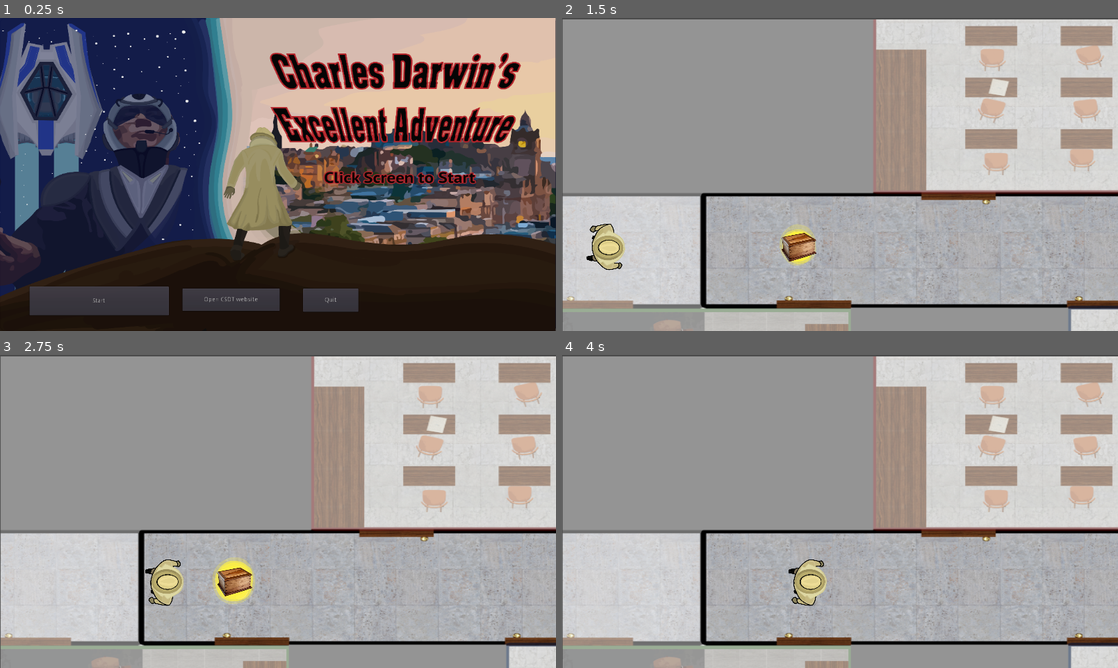
Above: before the commit, frames 1-4 (two rows, left to right).
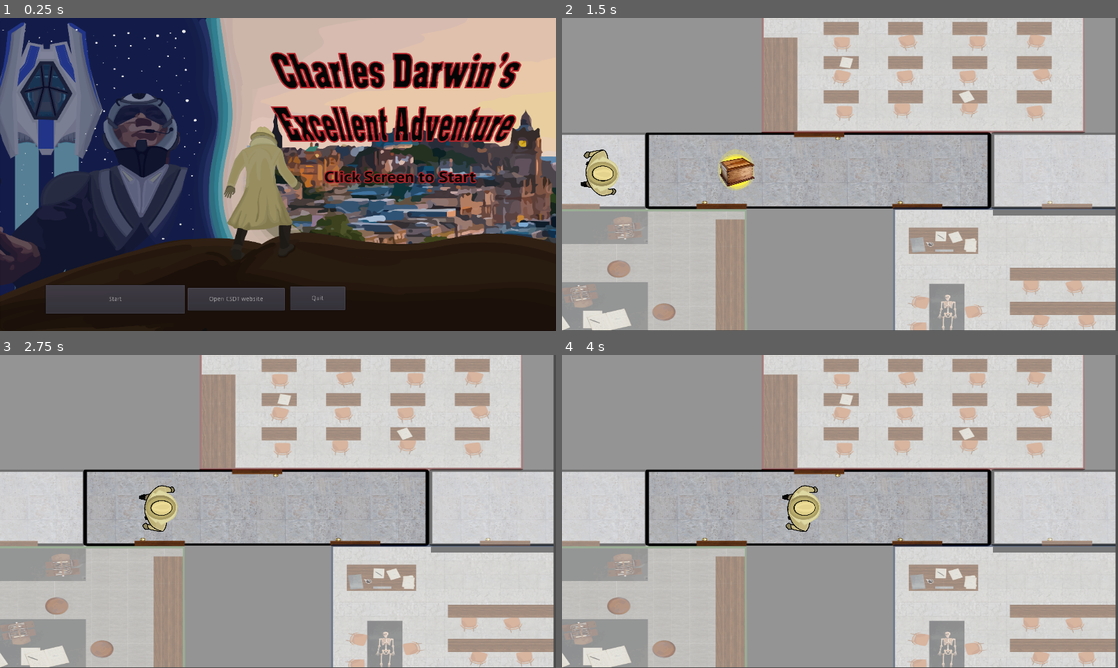
Above: after the commit, the same moments.

Repository: CSDTs/Darwin-Game
Game: Godot game, scene res://Main Menu/Main_Menu.tscn
The game is run twice, just before and just after one commit, with the same random seed, the same clock (stepped at 60 frames per second) and the same inputs.
Inputs (mouse positions are in pixels of both pictures, inside the frame that each line leads up to):
- Up to frame 1 (0.25 s): no input
- Up to frame 2 (1.5 s): click "Start" at 0.5 s; click "Level 1" at 1.25 s
- Up to frame 3 (2.75 s): move the mouse to (400, 495) at 2.02 s; hold D (right) from 2.03 s (still down); click (400, 495) at 2.17 s
- Up to frame 4 (4 s): release D (right) at 2.75 s; drag from (728, 527) to (795, 583) at 2.77 s; move the mouse to (895, 442) at 3.52 s; hold D (right) from 3.53 s (still down)

The runs differ from the first frame. In frame 1, 8.2% of the frame differs, in the area x 0-100%, y 0-100%; in frame 2, 63%; in frame 3, 63%; in frame 4, 63%.

Commit message:
Add git version control

Diff:
--- a/Level1.tscn
+++ b/Level1.tscn
@@ -17,8 +17,8 @@
 [node name="Node2D" type="Node2D"]
 
 [node name="hallway_background-04" type="Sprite" parent="."]
-position = Vector2( 964.162, 545.48 )
-scale = Vector2( 1.99305, 1.50783 )
+position = Vector2( 626.577, 358.283 )
+scale = Vector2( 1.34397, 0.999525 )
 texture = ExtResource( 2 )
 
 [node name="StaticBody2D" type="StaticBody2D" parent="hallway_background-04"]
@@ -36,12 +36,12 @@
 shape = SubResource( 1 )
 
 [node name="Player" parent="." instance=ExtResource( 1 )]
-position = Vector2( 104.857, 524.973 )
+position = Vector2( 90.8442, 354.728 )
 rotation = -1.5708
 scale = Vector2( 0.23, 0.23 )
 
 [node name="glow" parent="." instance=ExtResource( 3 )]
-position = Vector2( 539.627, 527.057 )
+position = Vector2( 397.38, 354.278 )
 scale = Vector2( 0.3, 0.3 )
 script = ExtResource( 4 )
 
--- a/Level2.tscn
+++ b/Level2.tscn
@@ -19,8 +19,8 @@
 [node name="Node2D" type="Node2D"]
 
 [node name="wedgwood_house_map_floor" type="Sprite" parent="."]
-position = Vector2( 995.386, 523.701 )
-scale = Vector2( 4.31354, 3.40513 )
+position = Vector2( 622.58, 417.53 )
+scale = Vector2( 2.76018, 2.81529 )
 texture = ExtResource( 3 )
 
 [node name="StaticBody2D" type="StaticBody2D" parent="wedgwood_house_map_floor"]
@@ -50,7 +50,7 @@
 shape = SubResource( 2 )
 
 [node name="Player" parent="." instance=ExtResource( 1 )]
-position = Vector2( 127.797, 526.444 )
+position = Vector2( 262.924, 429.924 )
 rotation = 1.5708
 scale = Vector2( 0.23, 0.23 )
 
@@ -77,13 +77,13 @@
 [node name="Area2D" type="Area2D" parent="."]
 
 [node name="Josiah_Wedgewood_Sprite-01" type="Sprite" parent="Area2D"]
-position = Vector2( 1821.47, 531.92 )
+position = Vector2( 1054.14, 449.878 )
 rotation = -1.5708
 scale = Vector2( 0.340422, 0.40203 )
 texture = ExtResource( 5 )
 
 [node name="CollisionShape2D" type="CollisionShape2D" parent="Area2D"]
-position = Vector2( 1829.79, 529.764 )
+position = Vector2( 1072.11, 447.723 )
 shape = SubResource( 3 )
 [connection signal="body_entered" from="box2" to="box2" method="_on_box2_body_entered"]
 [connection signal="body_entered" from="box1" to="box1" method="_on_box1_body_entered"]
--- a/Main Menu/Main_Menu.tscn
+++ b/Main Menu/Main_Menu.tscn
@@ -46,35 +46,35 @@
 }
 
 [node name="Title_Screen" type="Sprite" parent="Start_Menu"]
-position = Vector2( 639.179, 361.748 )
-scale = Vector2( 1.18503, 1.01416 )
+position = Vector2( 639.854, 360.398 )
+scale = Vector2( 1.18608, 1.01416 )
 texture = ExtResource( 3 )
 
 [node name="Button_CSDT" type="Button" parent="Start_Menu"]
-margin_left = 419.899
-margin_top = 622.281
-margin_right = 643.899
-margin_bottom = 674.281
+margin_left = 432.046
+margin_top = 620.931
+margin_right = 656.046
+margin_bottom = 672.931
 text = "Open CSDT website"
 __meta__ = {
 "_edit_use_anchors_": false
 }
 
 [node name="Button_Start" type="Button" parent="Start_Menu"]
-margin_left = 67.5481
-margin_top = 617.719
-margin_right = 388.548
-margin_bottom = 683.719
+margin_left = 105.338
+margin_top = 613.67
+margin_right = 426.338
+margin_bottom = 679.67
 text = "Start"
 __meta__ = {
 "_edit_use_anchors_": false
 }
 
 [node name="Button_Quit" type="Button" parent="Start_Menu"]
-margin_left = 697.91
-margin_top = 622.288
-margin_right = 824.91
-margin_bottom = 676.288
+margin_left = 668.218
+margin_top = 618.239
+margin_right = 795.218
+margin_bottom = 672.239
 text = "Quit"
 __meta__ = {
 "_edit_use_anchors_": false
--- a/Player/Player.gd
+++ b/Player/Player.gd
@@ -29,7 +29,7 @@
 	else:
 		$AnimatedSprite.stop()
 
-
+#Test
 func _physics_process(delta):
 	get_input()
 	velocity = move_and_slide(velocity)
--- a/project.godot
+++ b/project.godot
@@ -8,9 +8,14 @@
 
 config_version=4
 
-_global_script_classes=[  ]
+_global_script_classes=[ {
+"base": "",
+"class": "GitAPI",
+"language": "NativeScript",
+"path": "res://git_api.gdns"
+} ]
 _global_script_class_icons={
-
+"GitAPI": ""
 }
 
 [application]
@@ -38,6 +43,10 @@
 [editor_plugins]
 
 enabled=PoolStringArray( "github-integration" )
+
+[gdnative]
+
+singletons=[ "res://git_api.gdnlib" ]
 
 [input]
 
Not shown, added: bin/osx/release/libgitapi.dylib
Not shown, added: git_api.gdnlib
Not shown, added: git_api.gdns
